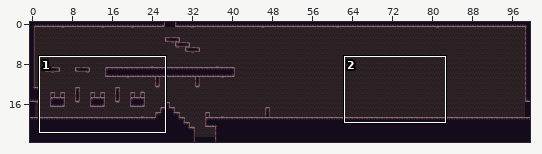
Tiled map (JSON): assets/maps/hallway.json. Above: a wide view before the commit, with the close-up outlined.
Close-up. The starting point:
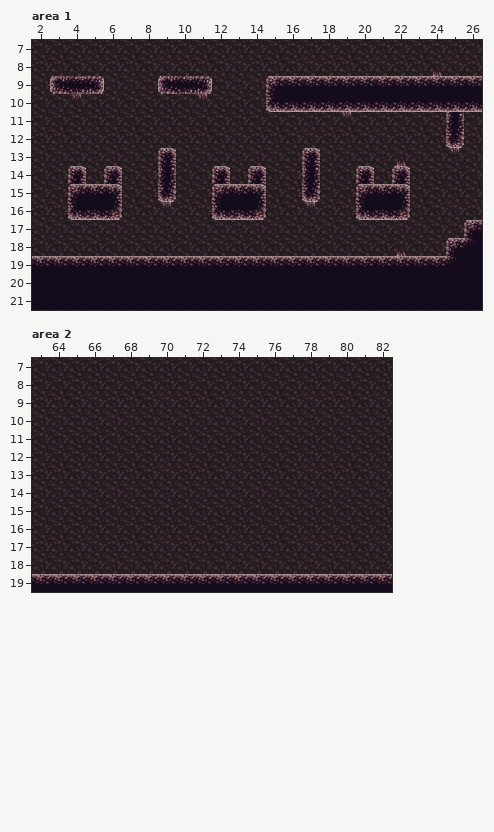
Cells are 32x32 px. Shown: area 1 x 2..26, y 7..21; area 2 x 63..82, y 7..19. The commit also changed other parts of the map, which this record leaves out.
And afterwards:
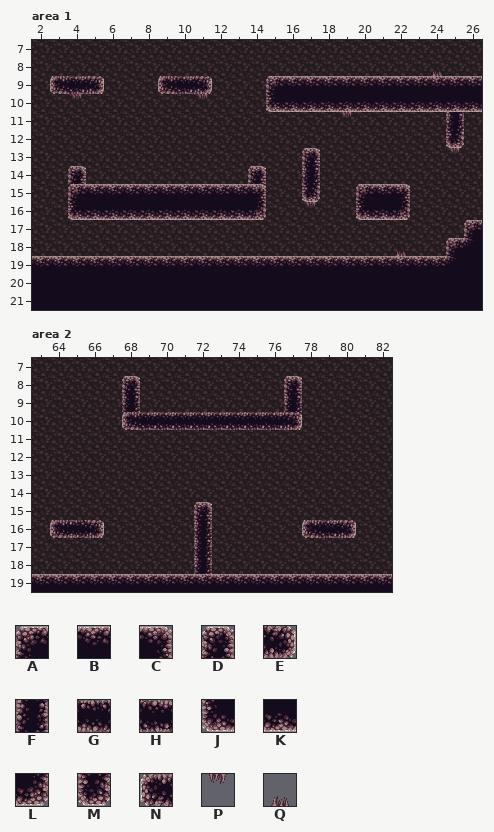
Key: from "cavetiles": A 0, B 1, C 2, D 4, E 4 turned 90, F 12, G 12 turned 270, H 12 turned 90, J 16, K 17, L 18, M 20, N 20 turned 90, P 23, Q 23 turned 180.
_ is an empty cell.
Tiles replaced or removed in this view: A, C, D, F, J, L, M, P, Q.
Changes in this commit:
Changed rows in their new state; . is an unchanged cell.
Layer "bounds", area 1:
first column x 6:
13 ..._.............
14 _.._.._......._._
15 BBBBBBB..........
16 KKKKKKK..........
Layer "foreground", area 1:
first column x 9:
13 ............._
16 _.............
Layer "bounds", area 2:
first column x 68:
 8 D........D
 9 F........F
10 NHHHHHHHHE
first column x 64:
15 ........D........
16 NGE.....F.....NHE
17 ........F........
18 ........F........
